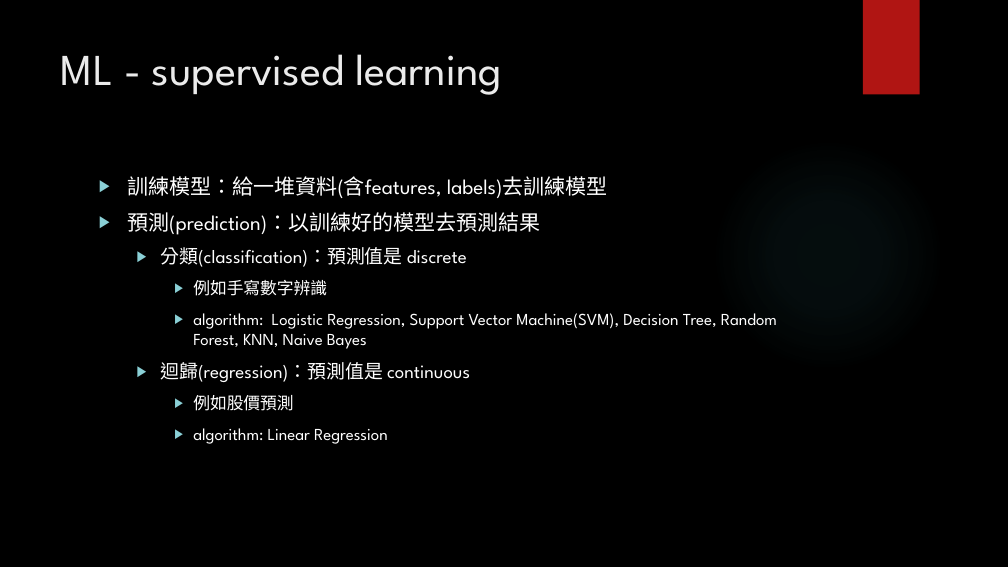
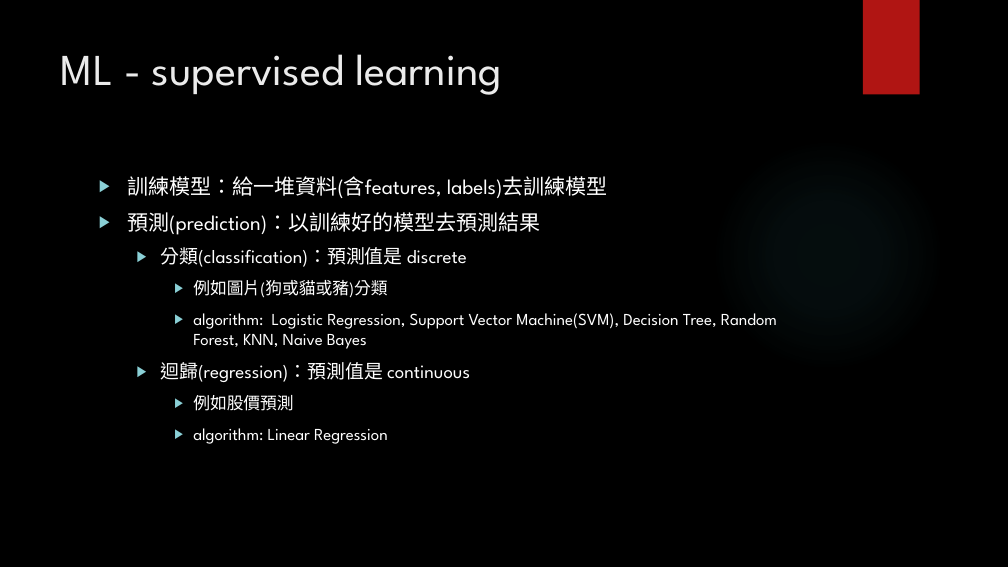
Before and after one commit to vincentman/machinelearn_my, a slide deck: slide 18 of machine learning introduction.pptx. Drawn at 1008x567 pixels with LibreOffice and Linux fonts; fonts in the diff are those of the drawing; background and template pictures are left out. Boxes give left, top, right and bottom in pixels: in the first picture for what was removed or moved away, otherwise in the second. Text is boxed around its words. In the diff, an @@ line names an element or a change of style, - is before the commit and + after.

```diff
--- a/machine learning introduction.pptx
+++ b/machine learning introduction.pptx
@@ text at bbox=[193, 280, 387, 298]: text changed @@
-    ▶ 例如手寫數字辨識
+    ▶ 例如圖片(狗或貓或豬)分類
```
Also in this commit, not shown: 1 other slide changed.
